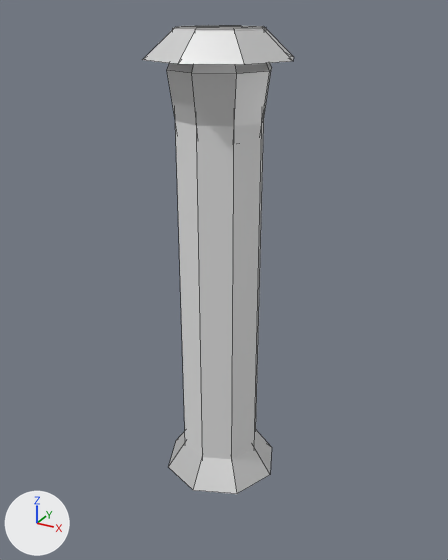
The Blender file assets/scenes/teahouse.blend as it was, and as the next commit left it.
Both versions are drawn from a camera (50 mm lens) standing at (2.06, -3.69, 3.49) and looking at (0.02, 0.01, 1.64). Arrows for +X, +Y and +Z are at lower left; the lights stay in place. Mesh edges are drawn as thin lines.

Names of what the first picture shows: 'Streetlight.001'.
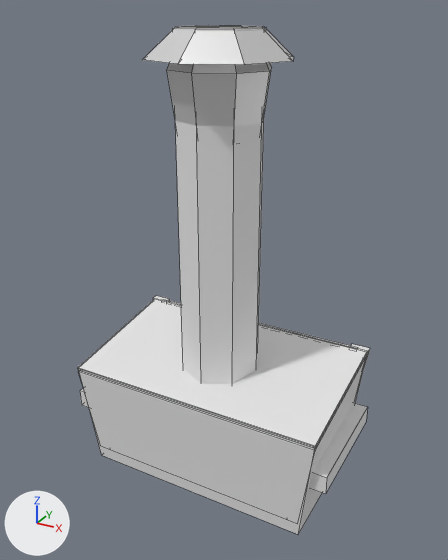
What changed in the scene script:
```text
Add mat_dumpster:
    mat_dumpster = principled_material('Dumpster')
    mat_dumpster.base_color = (0.8, 0.8, 0.8)  # white #e7e7e7
Add me_cube_006:
    me_cube_006.from_pydata([(-0.9, -0.47, 0.0), (-1.0, -0.53, 0.87), (-0.9, 0.5, 0.0), (-1.0, 0.57, 1.02), (0.9, -0.47, 0.0), (1.0, -0.53, 0.87), (0.9, 0.5, 0.0), (1.0, 0.57, 1.02)], [], [(0, 1, 3, 2), (2, 3, 7, 6), (6, 7, 5, 4), (4, 5, 1, 0), (2, 6, 4, 0), (7, 3, 1, 5)])
Add me_cube_005:
    me_cube_005.from_pydata(...)  # 164 vertices, 146 faces; spans x -1.07..1.07, y -0.54..0.59, z 0.01..1.04
    me_cube_005.materials.append(mat_dumpster)  # its picture is missing
Add col_dumpster:
    col_dumpster = bpy.data.collections.new('Dumpster')
    col_dumpster.objects.link(ob_dumpster_1)
    col_dumpster.objects.link(ob_dumpster_collision)
    col_dumpster.objects.link(ob_dumpster_components)
Add ob_dumpster_components:
    ob_dumpster_components = bpy.data.objects.new('Dumpster_components', None)
    ob_dumpster_components.location = (0.0, 0.0, 0.0)
Add ob_dumpster_collision:
    ob_dumpster_collision = bpy.data.objects.new('dumpster_collision', me_cube_006)
    ob_dumpster_collision.location = (0.0, 0.0, 0.0)
Add ob_dumpster_1:
    ob_dumpster_1 = bpy.data.objects.new('dumpster', me_cube_005)
    ob_dumpster_1.location = (0.0, 0.0, 0.0)
Add ob_dumpster:
    ob_dumpster = bpy.data.objects.new('Dumpster', None)
    ob_dumpster.location = (0.0, 0.0, 0.0)
    ob_dumpster.instance_type = 'COLLECTION'
    ob_dumpster.instance_collection = col_dumpster
```

Where the change shows, as pixel boxes [x1, y1, x2, y2] in the pictures (448 x 560 px):
'Dumpster', added: after [78, 296, 370, 535]
